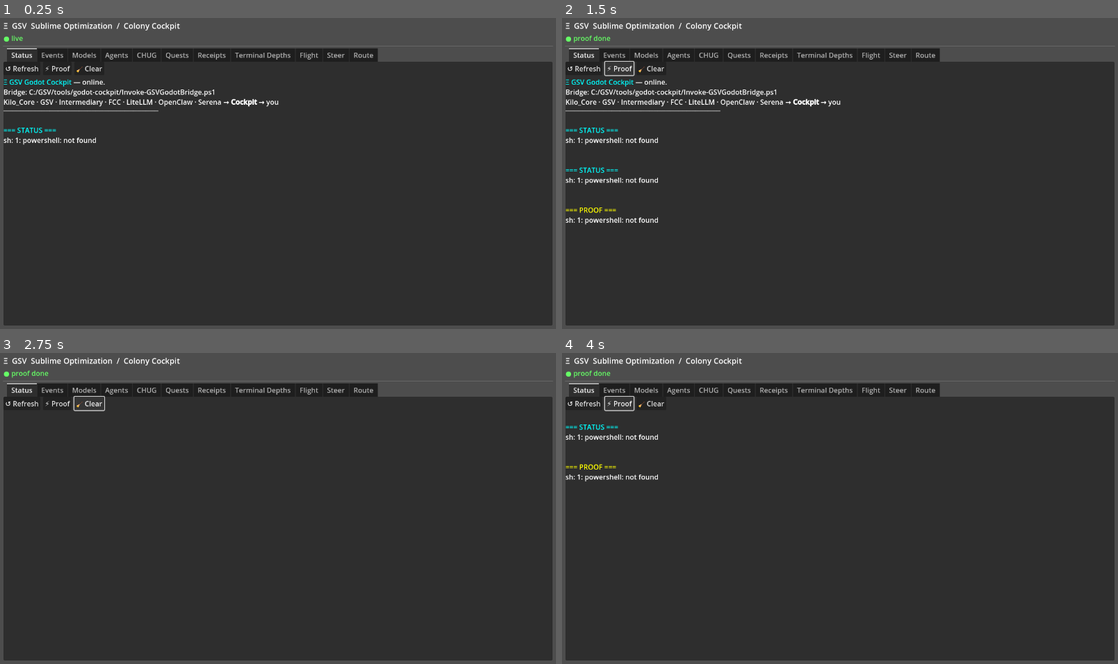
Above: before the commit, frames 1-4 (two rows, left to right).
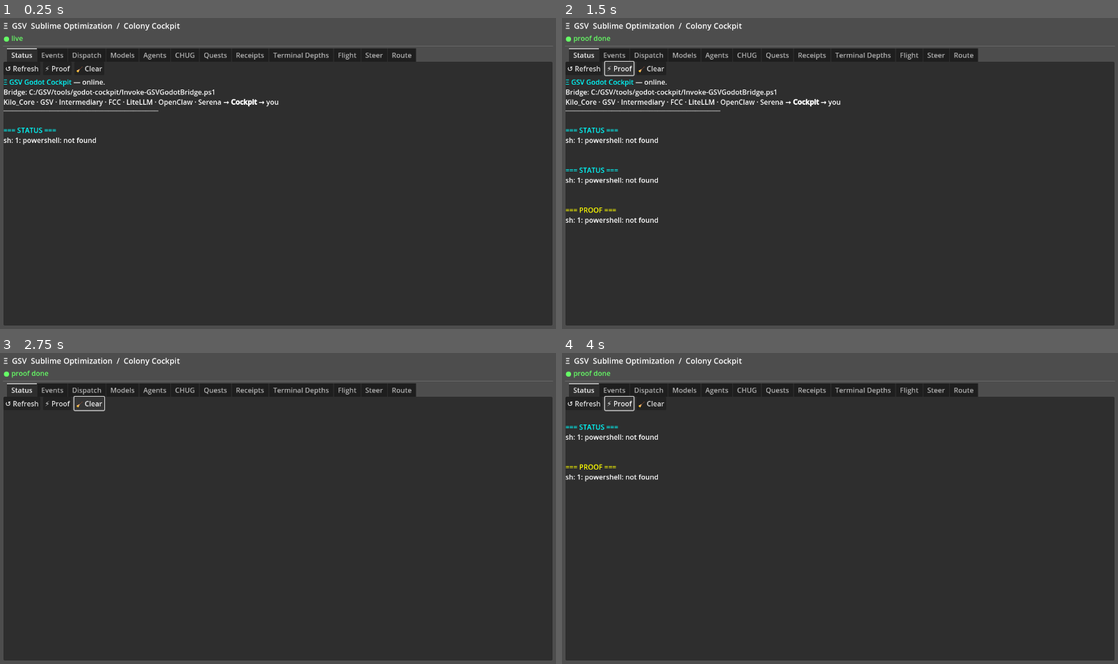
Above: after the commit, the same moments.

Repository: KiloMusician/GSV_Godot_Cockpit
Game: Godot game, scene res://scenes/Main.tscn
The game is run twice, just before and just after one commit, with the same random seed, the same clock (stepped at 60 frames per second) and the same inputs.
Inputs:
- Up to frame 1 (0.25 s): no input
- Up to frame 2 (1.5 s): click "↺ Refresh" at 0.5 s; click "⚡ Proof" at 1.25 s
- Up to frame 3 (2.75 s): click "🧹 Clear" at 2 s
- Up to frame 4 (4 s): click "↺ Refresh" at 2.75 s; click "⚡ Proof" at 3.5 s

The runs differ from the first frame. In frame 1, 0.8% of the frame differs, in the area x 13-75%, y 9-15%; in frame 2, 0.8%; in frame 3, 0.8%; in frame 4, 0.8%.
Error in both runs: Invalid assignment of property or key 'use_bbcode' with value of type 'bool' on a base object of type 'RichTextLabel'. (res://scripts/EventStream.gd:52)

Commit message:
feat(cockpit): DispatchQueuePanel — task queue viewer (10 tabs)
Shows kilocore-dispatch :9002 queue with open/claimed/done colour coding.
Handles bare-array and wrapped {"queue":[...]} response shapes.
Gracefully shows DOWN state when dispatch is unreachable.

Co-Authored-By: Claude Sonnet 4.6 <noreply@anthropic.com>

Diff:
--- /dev/null
+++ b/scripts/DispatchQueuePanel.gd
@@ -0,0 +1,117 @@
+extends PanelContainer
+class_name DispatchQueuePanel
+
+## DispatchQueuePanel — Colony task dispatch queue (:9002).
+## Shows open/claimed/done tasks from kilocore-dispatch.
+
+const DISPATCH_URL := "http://localhost:9002/queue"
+
+var _list:   VBoxContainer
+var _header: Label
+
+static func create() -> DispatchQueuePanel:
+	return DispatchQueuePanel.new()
+
+func _ready() -> void:
+	var root := VBoxContainer.new()
+	root.add_theme_constant_override("separation", 4)
+	add_child(root)
+
+	var hdr := HBoxContainer.new()
+	root.add_child(hdr)
+
+	var title := Label.new()
+	title.text = "📋 Dispatch Queue — :9002"
+	title.add_theme_font_size_override("font_size", 15)
+	title.size_flags_horizontal = Control.SIZE_EXPAND_FILL
+	hdr.add_child(title)
+
+	_header = Label.new()
+	_header.text = "…"
+	_header.modulate = Color(0.6, 0.6, 0.6)
+	hdr.add_child(_header)
+
+	var refresh_btn := Button.new()
+	refresh_btn.text = "↺"
+	refresh_btn.pressed.connect(refresh)
+	hdr.add_child(refresh_btn)
+
+	var scroll := ScrollContainer.new()
+	scroll.size_flags_vertical = Control.SIZE_EXPAND_FILL
+	root.add_child(scroll)
+
+	_list = VBoxContainer.new()
+	_list.add_theme_constant_override("separation", 2)
+	scroll.add_child(_list)
+
+	var legend := Label.new()
+	legend.text = "yellow=open  cyan=claimed  green=done  gray=other"
+	legend.modulate = Color(0.4, 0.4, 0.4)
+	root.add_child(legend)
+
+	refresh()
+
+func refresh() -> void:
+	for c in _list.get_children(): c.queue_free()
+	_header.text = "probing…"
+
+	var raw := _ps_get(DISPATCH_URL)
+	var tasks = JSON.parse_string(raw)
+
+	# Dispatch may return {"queue": [...]} or a bare array
+	if typeof(tasks) == TYPE_DICTIONARY:
+		tasks = tasks.get("queue", tasks.get("tasks", tasks.get("items", [])))
+	if typeof(tasks) != TYPE_ARRAY:
+		_header.text = "DOWN"
+		var lbl := Label.new()
+		lbl.text = "  dispatch :9002 not reachable"
+		lbl.modulate = Color(1.0, 0.4, 0.4)
+		_list.add_child(lbl)
+		return
+
+	_header.text = "%d tasks" % tasks.size()
+	if tasks.is_empty():
+		var lbl := Label.new()
+		lbl.text = "  (queue empty)"
+		lbl.modulate = Color(0.5, 0.5, 0.5)
+		_list.add_child(lbl)
+		return
+
+	for task in tasks:
+		if typeof(task) != TYPE_DICTIONARY: continue
+		var status:   String = str(task.get("status",      "?"))
+		var category: String = str(task.get("category",    "?"))
+		var assigned: String = str(task.get("assigned_to", "?"))
+		var issue:    String = str(task.get("issue",        task.get("id", "?")))
+
+		var row := HBoxContainer.new()
+		_list.add_child(row)
+
+		var dot := Label.new()
+		dot.text = "◆ "
+		dot.modulate = _status_color(status)
+		dot.custom_minimum_size = Vector2(18, 0)
+		row.add_child(dot)
+
+		var lbl := Label.new()
+		lbl.text = "[%s] %s → %s  %s" % [status, category, assigned, issue.substr(0, 80)]
+		lbl.modulate = _status_color(status)
+		lbl.clip_text = true
+		lbl.size_flags_horizontal = Control.SIZE_EXPAND_FILL
+		row.add_child(lbl)
+
+func _status_color(status: String) -> Color:
+	match status.to_lower():
+		"open":    return Color(1.0, 1.0, 0.3)
+		"claimed": return Color(0.3, 1.0, 1.0)
+		"done":    return Color(0.3, 1.0, 0.3)
+		_:         return Color(0.6, 0.6, 0.6)
+
+func _ps_get(url: String) -> String:
+	var output: Array = []
+	OS.execute("pwsh", ["-NoProfile", "-Command",
+		"try{(Invoke-WebRequest '%s' -UseBasicParsing -TimeoutSec 4).Content}catch{'[]'}" % url],
+		output, true, false)
+	var t := ""
+	for line in output: t += str(line)
+	return t.strip_edges()
--- a/scripts/Main.gd
+++ b/scripts/Main.gd
@@ -65,6 +65,7 @@
 
 	_build_status_tab()
 	_build_events_tab()
+	_build_dispatch_tab()
 	_build_models_tab()
 	_build_agent_tab()
 	_build_chug_tab()
@@ -100,6 +101,14 @@
 	var stream = load("res://scripts/EventStream.gd").new()
 	stream.size_flags_vertical = Control.SIZE_EXPAND_FILL
 	panel.add_child(stream)
+
+func _build_dispatch_tab() -> void:
+	var panel := VBoxContainer.new()
+	panel.name = "Dispatch"
+	_tabs.add_child(panel)
+	var q = load("res://scripts/DispatchQueuePanel.gd").new()
+	q.size_flags_vertical = Control.SIZE_EXPAND_FILL
+	panel.add_child(q)
 
 func _build_models_tab() -> void:
 	var panel := VBoxContainer.new()
Not shown, added: scripts/DispatchQueuePanel.gd.uid
